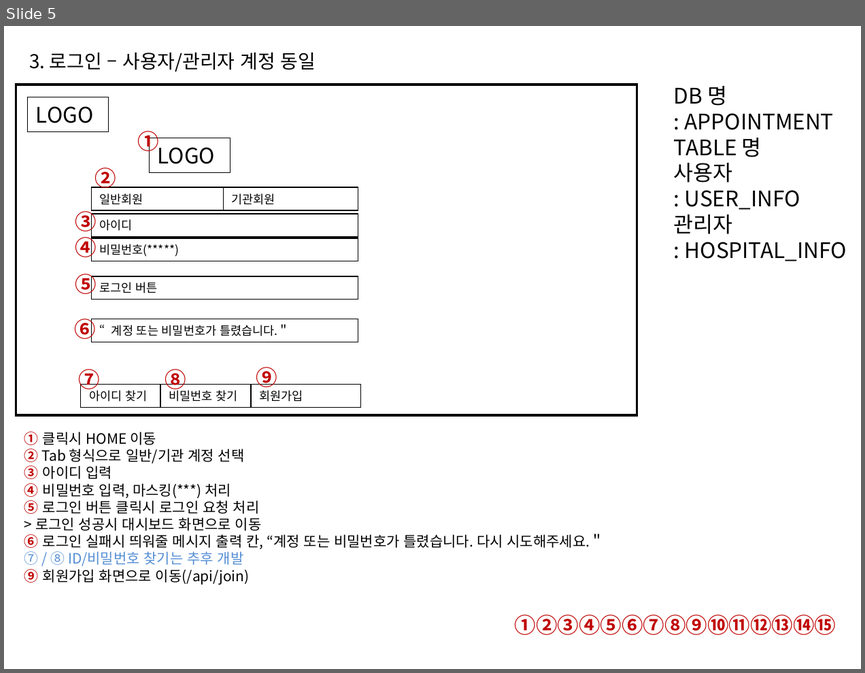
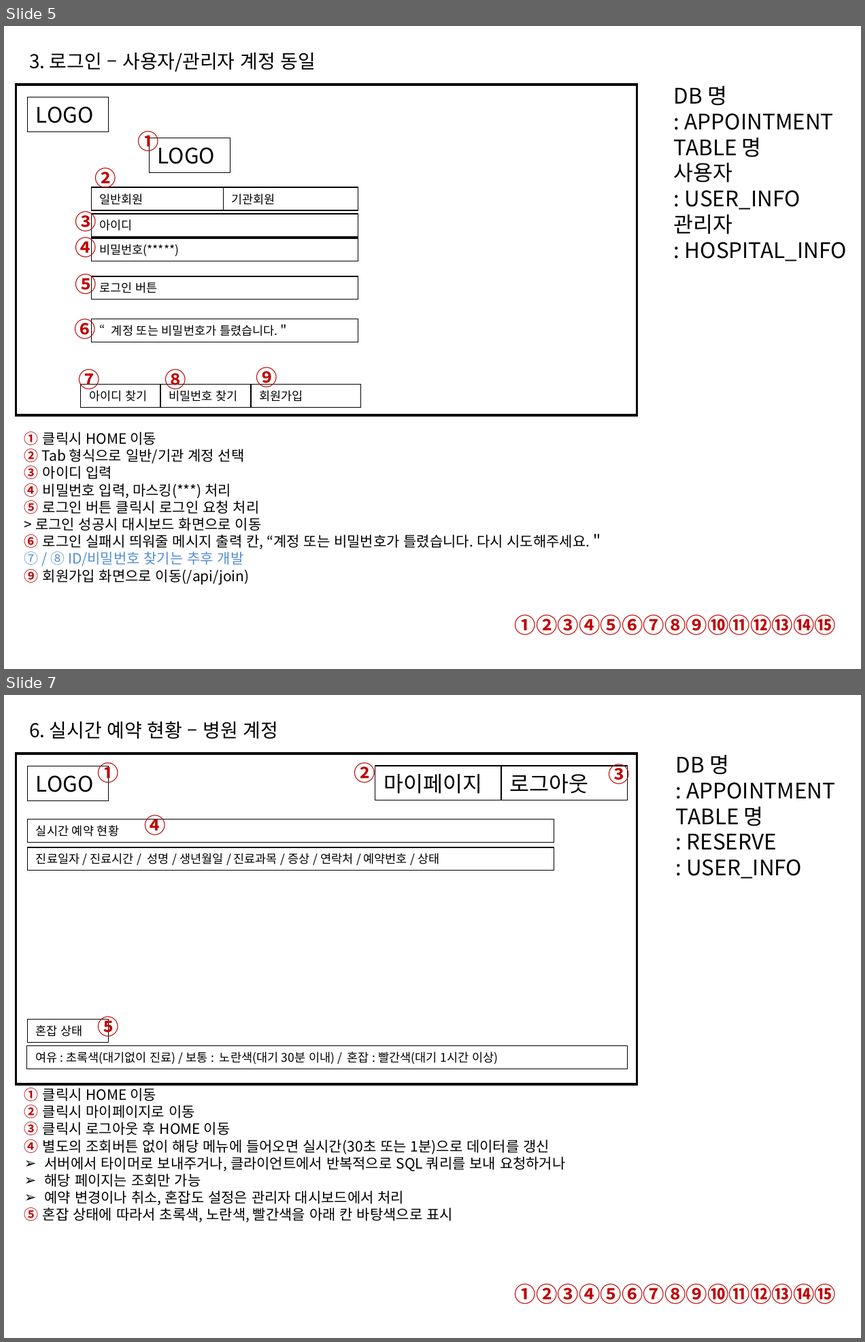
Before and after one commit to Gabintree/appintment2, a slide deck: 프로그램 설계.ppt. Shown one above the other, each under a label of ours: slide 5 before the commit, slides 5 and 7 after it; the slides between them are not shown. The pictures are 865x673 and 865x1342 pixels, drawn with LibreOffice and Linux fonts; fonts in the diff are those of the drawing. Boxes give left, top, right and bottom in pixels: in the first picture for what was removed or moved away, otherwise in the second. Text is boxed around its words. In the diff, an @@ line names an element or a change of style, - is before the commit and + after.

Commit message:
프로그램설계 수정

```diff
--- a/프로그램 설계.ppt
+++ b/프로그램 설계.ppt
@@ slide 7 added at bbox=[4, 695, 861, 1338], background #FFFFFF @@
@@ title added at bbox=[29, 721, 278, 739], 16 pt, text #000000 @@
+6. 실시간 예약 현황 – 병원 계정
@@ rectangle added at bbox=[16, 753, 636, 1084], fill #FFFFFF, outline #000000 2.01 pt @@
@@ text added at bbox=[676, 755, 836, 879], 18 pt, text #000000 @@
+DB 명
+: APPOINTMENT
+TABLE 명
+: RESERVE
+: USER_INFO
@@ rectangle added at bbox=[27, 766, 109, 800], fill #FFFFFF, outline #000000 0.74 pt, 18 pt, text #000000 @@
+LOGO
@@ text added at bbox=[98, 762, 120, 787], 18 pt, text #C00000, bold @@
+①
@@ text added at bbox=[354, 762, 375, 787], 18 pt, text #C00000, bold @@
+②
@@ rectangle added at bbox=[375, 766, 501, 800], fill #FFFFFF, outline #000000 0.74 pt, 18 pt, text #000000 @@
+마이페이지
@@ rectangle added at bbox=[501, 766, 627, 800], fill #FFFFFF, outline #000000 0.74 pt, 18 pt, text #000000 @@
+로그아웃
@@ text added at bbox=[609, 764, 630, 787], 18 pt, text #C00000, bold @@
+③
@@ text added at bbox=[144, 815, 166, 835], 18 pt, text #C00000, bold @@
+④
@@ rectangle added at bbox=[27, 819, 553, 843], fill #FFFFFF, outline #000000 0.74 pt, 10 pt, text #000000 @@
+실시간 예약 현황
@@ rectangle added at bbox=[27, 847, 553, 870], fill #FFFFFF, outline #000000 0.74 pt, 10 pt, text #000000 @@
+진료일자 / 진료시간 / 성명 / 생년월일 / 진료과목 / 증상 / 연락처 / 예약번호 / 상태
@@ rectangle added at bbox=[27, 1019, 109, 1042], fill #FFFFFF, outline #000000 0.74 pt, 10 pt, text #000000 @@
+혼잡 상태
@@ text added at bbox=[98, 1016, 120, 1040], 18 pt, text #C00000, bold @@
+⑤
@@ rectangle added at bbox=[27, 1045, 628, 1068], fill #FFFFFF, outline #000000 0.74 pt, 10 pt, text #000000 @@
+여유 : 초록색(대기없이 진료) / 보통 : 노란색(대기 30분 이내) / 혼잡 : 빨간색(대기 1시간 이상)
@@ text added at bbox=[24, 1087, 565, 1222], 12 pt, text #000000 @@
+① 클릭시 HOME 이동
+② 클릭시 마이페이지로 이동
+③ 클릭시 로그아웃 후 HOME 이동
+④ 별도의 조회버튼 없이 해당 메뉴에 들어오면 실시간(30초 또는 1분)으로 데이터를 갱신
+➢ 서버에서 타이머로 보내주거나, 클라이언트에서 반복적으로 SQL 쿼리를 보내 요청하거나
+➢ 해당 페이지는 조회만 가능
+➢ 예약 변경이나 취소, 혼잡도 설정은 관리자 대시보드에서 처리
+⑤ 혼잡 상태에 따라서 초록색, 노란색, 빨간색을 아래 칸 바탕색으로 표시
@@ text added at bbox=[515, 1283, 836, 1304], 18 pt, text #C00000, bold @@
+①②③④⑤⑥⑦⑧⑨⑩⑪⑫⑬⑭⑮
```
Also in this commit, not shown: 2 slides changed, 1 other slide added, 2 other files.
